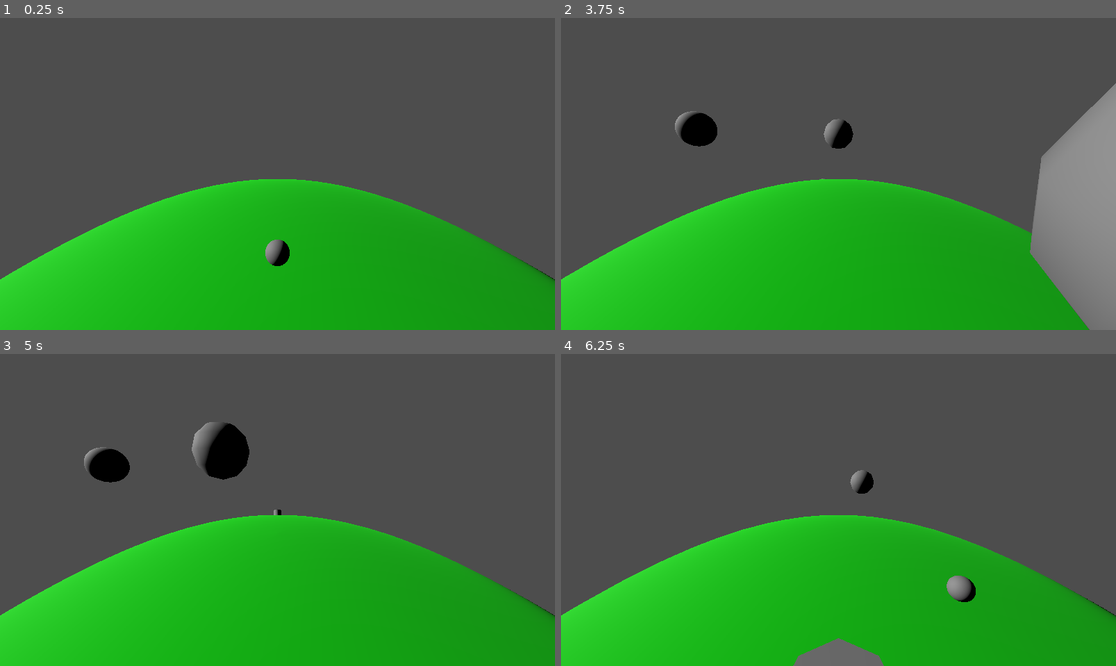
Above: before the commit, frames 1-4 (two rows, left to right).
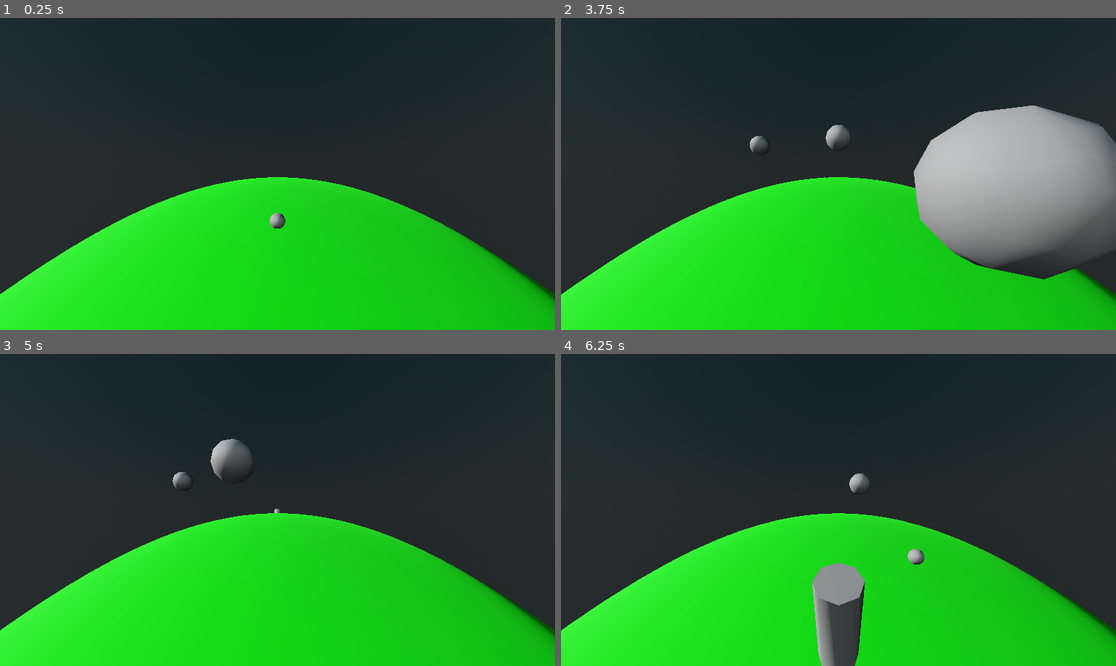
Above: after the commit, the same moments.

Repository: kaapomoi/fgj25
Game: Godot game, scene res://Scenes/main.tscn
Two runs of this game, one before a commit and one after it. Both use one fixed random seed, a clock stepped at 60 frames per second and the inputs below.
Inputs:
- Up to frame 1 (0.25 s): no input
- Up to frame 2 (3.75 s): tap Enter at 0.5 s; hold Right (ui_right) 0.53-1.28 s; tap Space at 1.25 s; hold Down (ui_down) 1.28-2.03 s; hold Right (ui_right) 2.03-2.78 s; hold Up (ui_up) 2.78-3.53 s; hold Left (ui_left) from 3.53 s (still down)
- Up to frame 3 (5 s): keep holding Left (ui_left)
- Up to frame 4 (6.25 s): release Left (ui_left) at 5.03 s; hold Down (ui_down) 5.03-5.78 s; hold Right (ui_right) from 5.78 s (still down)

The runs differ from the first frame. In frame 1, 99% of the frame differs, in the area x 0-100%, y 0-100%; in frame 2, 97%; in frame 3, 99%; in frame 4, 99%.

Commit message:
Add skybox

Diff:
--- a/Scenes/main.tscn
+++ b/Scenes/main.tscn
@@ -6,22 +6,197 @@
 [ext_resource type="PackedScene" uid="uid://d2e1r7t61pq0p" path="res://Scenes/Obstacles/Flying/sphere_obstacle.tscn" id="3_ps0d2"]
 [ext_resource type="Script" path="res://Scripts/obstacle_kill_zone.gd" id="4_nsqt2"]
 
+[sub_resource type="Shader" id="Shader_70brf"]
+code = "
+// NOTE: Shader automatically converted from Godot Engine 4.3.stable's PhysicalSkyMaterial.
+
+shader_type sky;
+render_mode use_debanding;
+
+uniform float rayleigh : hint_range(0, 64) = 2.0;
+uniform vec4 rayleigh_color : source_color = vec4(0.3, 0.405, 0.6, 1.0);
+uniform float mie : hint_range(0, 1) = 0.005;
+uniform float mie_eccentricity : hint_range(-1, 1) = 0.8;
+uniform vec4 mie_color : source_color = vec4(0.69, 0.729, 0.812, 1.0);
+
+uniform float turbidity : hint_range(0, 1000) = 10.0;
+uniform float sun_disk_scale : hint_range(0, 360) = 1.0;
+uniform vec4 ground_color : source_color = vec4(0.1, 0.07, 0.034, 1.0);
+uniform float exposure : hint_range(0, 128) = 1.0;
+
+uniform sampler2D night_sky : filter_linear, source_color, hint_default_black;
+
+const vec3 UP = vec3( 0.0, 1.0, 0.0 );
+
+// Optical length at zenith for molecules.
+const float rayleigh_zenith_size = 8.4e3;
+const float mie_zenith_size = 1.25e3;
+
+float henyey_greenstein(float cos_theta, float g) {
+	const float k = 0.0795774715459;
+	return k * (1.0 - g * g) / (pow(1.0 + g * g - 2.0 * g * cos_theta, 1.5));
+}
+
+void sky() {
+	if (LIGHT0_ENABLED) {
+		float zenith_angle = clamp( 1.0, -1.0, 1.0 );
+		float sun_energy = max(0.0, 1.0 - exp(-((PI * 0.5) - acos(zenith_angle)))) * LIGHT0_ENERGY;
+		float sun_fade = 1.0 - clamp(1.0 - exp(LIGHT0_DIRECTION.y), 0.0, 1.0);
+
+		// Rayleigh coefficients.
+		float rayleigh_coefficient = rayleigh - ( 1.0 * ( 1.0 - sun_fade ) );
+		vec3 rayleigh_beta = rayleigh_coefficient * rayleigh_color.rgb * 0.0001;
+		// mie coefficients from Preetham
+		vec3 mie_beta = turbidity * mie * mie_color.rgb * 0.000434;
+
+		// Optical length.
+		float zenith = acos(max(0.0, dot(UP, EYEDIR)));
+		float optical_mass = 1.0 / (cos(zenith) + 0.15 * pow(93.885 - degrees(zenith), -1.253));
+		float rayleigh_scatter = rayleigh_zenith_size * optical_mass;
+		float mie_scatter = mie_zenith_size * optical_mass;
+
+		// Light extinction based on thickness of atmosphere.
+		vec3 extinction = exp(-(rayleigh_beta * rayleigh_scatter + mie_beta * mie_scatter));
+
+		// In scattering.
+		float cos_theta = dot(EYEDIR, normalize(LIGHT0_DIRECTION));
+
+		float rayleigh_phase = (3.0 / (16.0 * PI)) * (1.0 + pow(cos_theta * 0.5 + 0.5, 2.0));
+		vec3 betaRTheta = rayleigh_beta * rayleigh_phase;
+
+		float mie_phase = henyey_greenstein(cos_theta, mie_eccentricity);
+		vec3 betaMTheta = mie_beta * mie_phase;
+
+		vec3 Lin = pow(sun_energy * ((betaRTheta + betaMTheta) / (rayleigh_beta + mie_beta)) * (1.0 - extinction), vec3(1.5));
+		// Hack from https://github.com/mrdoob/three.js/blob/master/examples/jsm/objects/Sky.js
+		Lin *= mix(vec3(1.0), pow(sun_energy * ((betaRTheta + betaMTheta) / (rayleigh_beta + mie_beta)) * extinction, vec3(0.5)), clamp(pow(1.0 - zenith_angle, 5.0), 0.0, 1.0));
+
+		// Hack in the ground color.
+		//Lin  *= mix(ground_color.rgb, vec3(1.0), smoothstep(-0.1, 0.1, dot(UP, EYEDIR)));
+
+		// Solar disk and out-scattering.
+		float sunAngularDiameterCos = cos(LIGHT0_SIZE * sun_disk_scale);
+		float sunAngularDiameterCos2 = cos(LIGHT0_SIZE * sun_disk_scale*0.5);
+		float sundisk = smoothstep(sunAngularDiameterCos, sunAngularDiameterCos2, cos_theta);
+		vec3 L0 = (sun_energy * extinction) * sundisk * LIGHT0_COLOR;
+		L0 += texture(night_sky, SKY_COORDS).xyz * extinction;
+
+		vec3 color = Lin + L0;
+		COLOR = pow(color, vec3(1.0 / (1.2 + (1.2 * sun_fade))));
+		COLOR *= exposure;
+	} else {
+		// There is no sun, so display night_sky and nothing else.
+		COLOR = texture(night_sky, SKY_COORDS).xyz;
+		COLOR *= exposure;
+	}
+}
+"
+
+[sub_resource type="ShaderMaterial" id="ShaderMaterial_7afug"]
+shader = SubResource("Shader_70brf")
+shader_parameter/rayleigh = 1.998
+shader_parameter/rayleigh_color = Color(0.198519, 0.434522, 0.564436, 1)
+shader_parameter/mie = 0.315
+shader_parameter/mie_eccentricity = 0.745
+shader_parameter/mie_color = Color(0.510847, 0.756808, 0.956511, 1)
+shader_parameter/turbidity = 1.09
+shader_parameter/sun_disk_scale = 5.6
+shader_parameter/ground_color = Color(0.0962943, 0.0670083, 0.0320748, 1)
+shader_parameter/exposure = 1.54
+
+[sub_resource type="Sky" id="Sky_6m5t0"]
+sky_material = SubResource("ShaderMaterial_7afug")
+
+[sub_resource type="Environment" id="Environment_nvg77"]
+background_mode = 2
+sky = SubResource("Sky_6m5t0")
+sky_rotation = Vector3(0, 1.63712, -0.518363)
+reflected_light_source = 2
+tonemap_mode = 2
+glow_enabled = true
+fog_enabled = true
+fog_mode = 1
+fog_light_color = Color(0.418429, 0.585287, 0.597588, 1)
+fog_sun_scatter = 0.05
+fog_density = 0.2345
+fog_aerial_perspective = 0.105
+fog_sky_affect = 0.135
+fog_depth_curve = 2.29739
+fog_depth_begin = 1.0
+
 [sub_resource type="SphereShape3D" id="SphereShape3D_qqu8j"]
 
-[sub_resource type="StandardMaterial3D" id="StandardMaterial3D_qaqcv"]
-albedo_color = Color(0, 0.921569, 0, 1)
+[sub_resource type="Shader" id="Shader_6w3ly"]
+code = "// NOTE: Shader automatically converted from Godot Engine 4.3.stable's StandardMaterial3D.
+
+shader_type spatial;
+render_mode blend_mix, depth_draw_opaque, cull_back, diffuse_burley, specular_schlick_ggx;
+
+uniform vec4 albedo : source_color;
+uniform sampler2D texture_albedo : source_color, filter_linear_mipmap, repeat_enable;
+uniform float point_size : hint_range(0.1, 128.0, 0.1);
+
+uniform float roughness : hint_range(0.0, 1.0);
+uniform sampler2D texture_metallic : hint_default_white, filter_linear_mipmap, repeat_enable;
+uniform vec4 metallic_texture_channel;
+uniform sampler2D texture_roughness : hint_roughness_r, filter_linear_mipmap, repeat_enable;
+
+uniform float specular : hint_range(0.0, 1.0, 0.01);
+uniform float metallic : hint_range(0.0, 1.0, 0.01);
+
+uniform vec3 uv1_scale;
+uniform vec3 uv1_offset;
+uniform vec3 uv2_scale;
+uniform vec3 uv2_offset;
+
+void vertex() {
+	UV = UV * uv1_scale.xy + uv1_offset.xy;
+}
+
+void fragment() {
+	vec2 base_uv = UV;
+
+	vec4 albedo_tex = texture(texture_albedo, base_uv);
+	ALBEDO = albedo.rgb * albedo_tex.rgb;
+
+	float metallic_tex = dot(texture(texture_metallic, base_uv), metallic_texture_channel);
+	METALLIC = metallic_tex * metallic;
+	SPECULAR = specular;
+
+	vec4 roughness_texture_channel = vec4(1.0, 0.0, 0.0, 0.0);
+	float roughness_tex = dot(texture(texture_roughness, base_uv), roughness_texture_channel);
+	ROUGHNESS = roughness_tex * roughness;
+}
+"
+
+[sub_resource type="ShaderMaterial" id="ShaderMaterial_pwhtk"]
+render_priority = 0
+shader = SubResource("Shader_6w3ly")
+shader_parameter/albedo = Color(0, 0.921569, 0, 1)
+shader_parameter/point_size = 1.0
+shader_parameter/roughness = 1.0
+shader_parameter/metallic_texture_channel = null
+shader_parameter/specular = 0.5
+shader_parameter/metallic = 0.0
+shader_parameter/uv1_scale = Vector3(1, 1, 1)
+shader_parameter/uv1_offset = Vector3(0, 0, 0)
+shader_parameter/uv2_scale = Vector3(1, 1, 1)
+shader_parameter/uv2_offset = Vector3(0, 0, 0)
 
 [sub_resource type="BoxShape3D" id="BoxShape3D_ysc2i"]
 size = Vector3(1.88586, 2.04004, 0.557312)
 
 [node name="Root" type="Node3D"]
+
+[node name="WorldEnvironment" type="WorldEnvironment" parent="."]
+environment = SubResource("Environment_nvg77")
 
 [node name="Game" type="Node3D" parent="."]
 unique_name_in_owner = true
 script = ExtResource("1_feucm")
 
 [node name="MainCamera" type="Camera3D" parent="Game"]
-transform = Transform3D(1, 0, 0, 0, 0.9065, 0.422207, 0, -0.422207, 0.9065, 0, 1.22331, 1.10684)
+transform = Transform3D(1, 0, 0, 0, 0.9065, 0.422207, 0, -0.422207, 0.9065, 0, 1.55884, 1.91826)
 fov = 80.0
 
 [node name="Player" type="CharacterBody3D" parent="Game"]
@@ -46,7 +221,7 @@
 radius = 10.0
 radial_segments = 100
 rings = 100
-material = SubResource("StandardMaterial3D_qaqcv")
+material = SubResource("ShaderMaterial_pwhtk")
 script = ExtResource("2_gljex")
 
 [node name="SphereObstacle" parent="Game/Globe" instance=ExtResource("3_ps0d2")]
Not shown: 1 places in Scenes/main.tscn that only renumber resources
